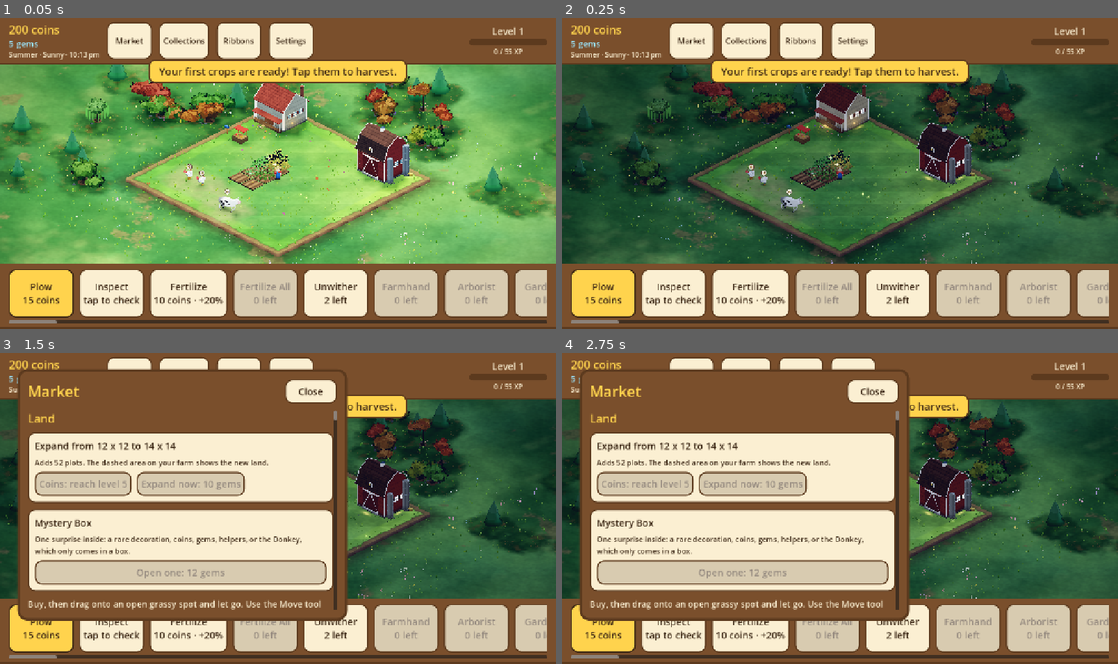
Above: before the commit, frames 1-4 (two rows, left to right).
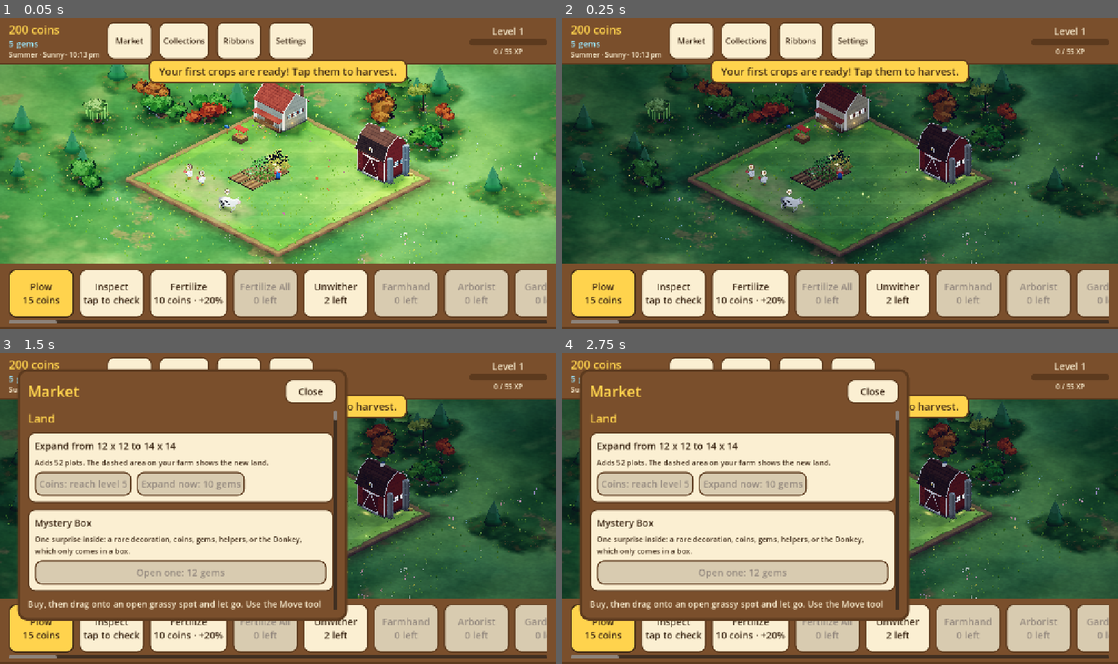
Above: after the commit, the same moments.

Repository: aniket-patra-1998/farm-game
Game: Godot game, scene res://scenes/main.tscn
Two runs of this game, one before a commit and one after it. Both use one fixed random seed, a clock stepped at 60 frames per second and the inputs below.
Inputs:
- Up to frame 1 (0.05 s): no input
- Up to frame 2 (0.25 s): no input
- Up to frame 3 (1.5 s): click "Market" at 0.5 s; click "Collections" at 1.25 s
- Up to frame 4 (2.75 s): click "Ribbons" at 2 s

The runs differ from the first frame. In frame 1, 3.2% of the frame differs, in the area x 0-82%, y 18-59%; in frame 2, 1.8%; in frame 3, 0.8%; in frame 4, 0.7%.

Commit message:
Trees: colour choice uses its own random stream so tree shapes stay as they were; wrap long lines
Co-Authored-By: Claude Sonnet 5.5 <noreply@anthropic.com>
Claude-Session: https://claude.ai/code/session_014fNSr1LTa4ZmUtF6K6voar

Diff:
--- a/scripts/world3d/tree_model.gd
+++ b/scripts/world3d/tree_model.gd
@@ -15,6 +15,7 @@
 const LEAF := Color("#4f9a3a")
 const LEAF_TOP := Color("#7cc04e")
 const UNSET := Color(0, 0, 0, 0)
+const COLOUR_SEED := 4177   # offsets the colour stream from the shape stream
 const LEAF_HUE_VARY := 0.04   # how far a tree's leaf colour may drift round its kind's, in hue
 const FRUIT_READY := 22     # fruit on a ready tree (fewer, small and green, while it grows)
 const FRUIT_R := 0.045      # a round fruit's radius (a small one's: FRUIT_SMALL_R), for a full-size tree
@@ -87,6 +88,8 @@
 	var sh := shape_of(it)
 	var rng := RandomNumberGenerator.new()
 	rng.seed = seed_value * 7919 + hash(str(it.get("id", "")))
+	var colours := RandomNumberGenerator.new()   # its own stream: choosing colours must not move the tree's shape
+	colours.seed = rng.seed + COLOUR_SEED
 	# Its height: its kind's (oaks low and broad, cherries tall), and this tree's own within that.
 	var tall := float(sh.get("tall", 1.0)) * rng.randf_range(TALL_MIN, TALL_MAX)
 	var upright := str(sh["form"]) not in ["palm", "banana"]
@@ -97,8 +100,9 @@
 	# This tree's own variation: a little taller or shorter, leaning a little, turned its own way.
 	var k := size * TILE_FILL * rng.randf_range(0.9, 1.1)
 	root.rotation.y = rng.randf() * TAU
-	var leaf_col := leaf if leaf.a > 0.0 else _pick(sh, "leaf", "leaf_alts", LEAF.to_html(), rng)
-	leaf_col = Color.from_hsv(leaf_col.h + rng.randf_range(-LEAF_HUE_VARY, LEAF_HUE_VARY), leaf_col.s * rng.randf_range(0.92, 1.05),
+	var leaf_col := leaf if leaf.a > 0.0 else _pick(sh, "leaf", "leaf_alts", LEAF.to_html(), colours)
+	leaf_col = Color.from_hsv(leaf_col.h + rng.randf_range(-LEAF_HUE_VARY, LEAF_HUE_VARY),
+		leaf_col.s * rng.randf_range(0.92, 1.05),
 		leaf_col.v * rng.randf_range(0.94, 1.04))
 	sh["crown_r"] = float(sh["crown_r"]) * (1.0 + Crowding.setting("tree", "swell") * crowd) \
 		* (CROWN_GROW if upright else 1.0)
@@ -125,7 +129,8 @@
 	if sh.has("blossom"):
 		_blossom(t, crown, Color.html(str(sh["blossom"])))
 	if fruit:
-		_fruit(t, crown, _pick(sh, "", "fruit_alts", str(it.get("color", "#d93b30")), rng, str(it.get("color", ""))), ready)
+		var fruit_col := _pick(sh, "", "fruit_alts", "#d93b30", colours, str(it.get("color", "")))
+		_fruit(t, crown, fruit_col, ready)
 	ModelKit.sway_all(root, SWAY)
 	return root
 
